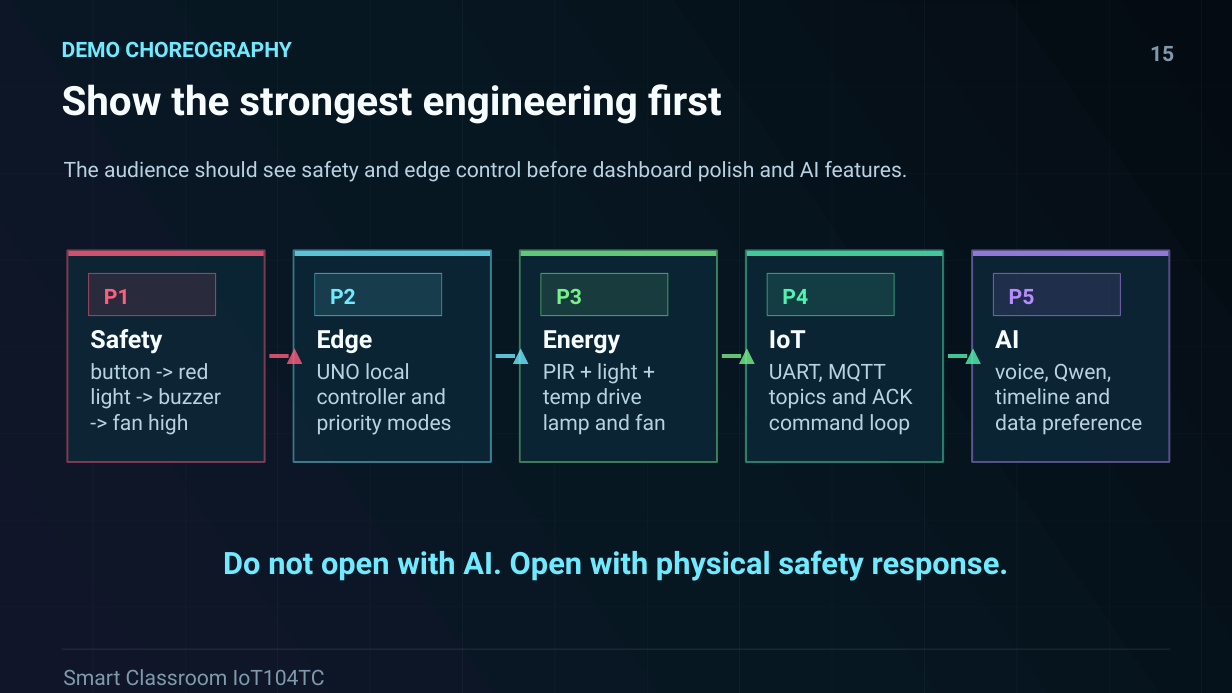
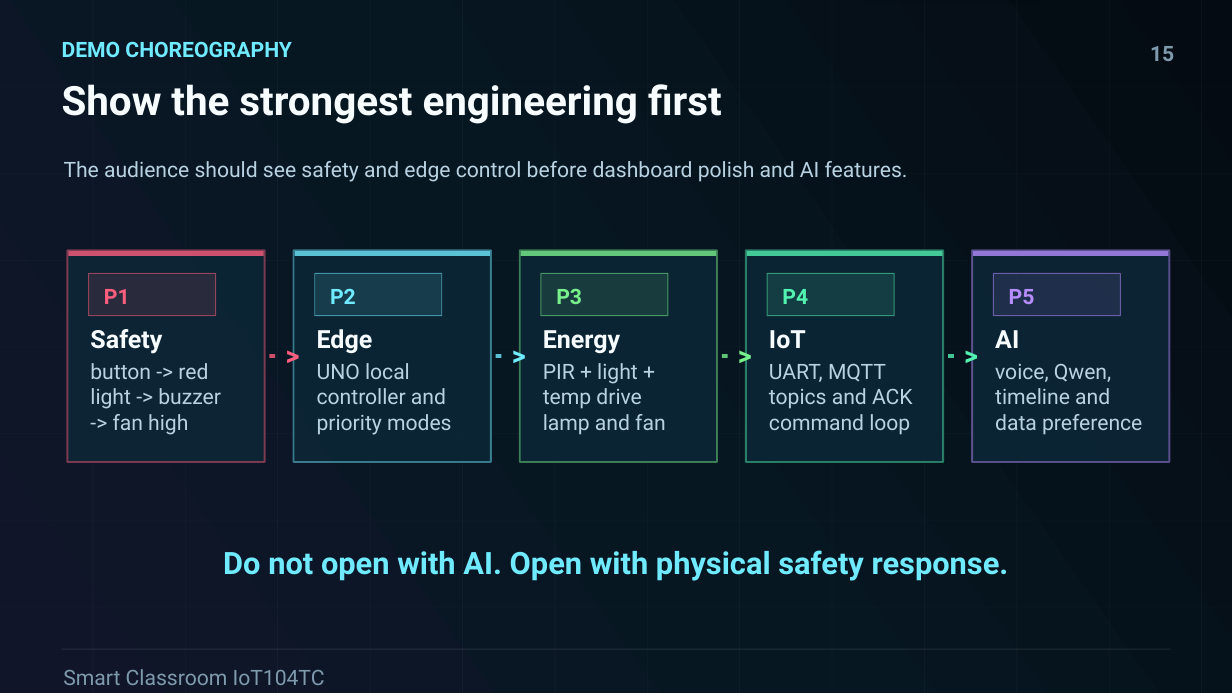
Before and after one commit to 3351666087/desktop-tutorial, a slide deck: slide 15 of docs/presentation/SmartClassroom_IoT104TC_Demo.pptx. Drawn at 1232x693 pixels with LibreOffice and Linux fonts; fonts in the diff are those of the drawing. Boxes give left, top, right and bottom in pixels: in the first picture for what was removed or moved away, otherwise in the second. Text is boxed around its words. In the diff, an @@ line names an element or a change of style, - is before the commit and + after.

```diff
--- a/docs/presentation/SmartClassroom_IoT104TC_Demo.pptx
+++ b/docs/presentation/SmartClassroom_IoT104TC_Demo.pptx
@@ rectangle: place and size @@
-rectangle at box(270, 354, 289, 358)
+rectangle at box(270, 354, 275, 358)
@@ text at box(279, 339, 306, 372): text added @@
+>
@@ text ">": place and size @@
-text ">" at box(287, 348, 302, 364)
+text ">" at box(279, 339, 306, 372)
@@ text ">" at box(279, 339, 306, 372): fill #FF5E7E at 80% opacity to none @@
@@ rectangle: place and size @@
-rectangle at box(495, 354, 515, 358)
+rectangle at box(495, 354, 501, 358)
@@ text at box(506, 339, 532, 372): text added @@
+>
@@ text ">": place and size @@
-text ">" at box(513, 348, 529, 364)
+text ">" at box(506, 339, 532, 372)
@@ text ">" at box(506, 339, 532, 372): fill #6FEAFF at 80% opacity to none @@
@@ rectangle: place and size @@
-rectangle at box(722, 354, 741, 358)
+rectangle at box(722, 354, 727, 358)
@@ text at box(732, 339, 759, 372): text added @@
+>
@@ text ">": place and size @@
-text ">" at box(739, 348, 755, 364)
+text ">" at box(732, 339, 759, 372)
@@ text ">" at box(732, 339, 759, 372): fill #78F08B at 80% opacity to none @@
@@ rectangle: place and size @@
-rectangle at box(948, 354, 968, 358)
+rectangle at box(948, 354, 954, 358)
@@ text at box(958, 339, 984, 372): text added @@
+>
@@ text ">": place and size @@
-text ">" at box(966, 348, 982, 364)
+text ">" at box(958, 339, 984, 372)
@@ text ">" at box(958, 339, 984, 372): fill #52F2B0 at 80% opacity to none @@
```
Also in this commit, not shown: 5 other slides changed, 18 other files.
